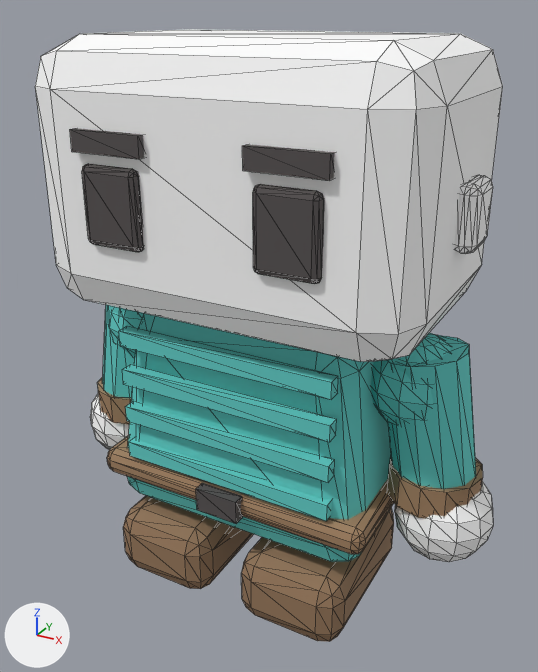
One commit to the glTF model public/assets/models/characters/body-telogreika-teal.glb: the scene before it, then after it.
The view is the same before and after, from a 50 mm lens placed at (0.4, -0.732, 0.686), pointed at (0.002, -0.008, 0.324). Every picture has the same lights, and +X, +Y and +Z are marked at lower left. The older version comes first. Mesh edges are drawn as thin lines. Vertices at exactly the same position are counted once.

The older version as bpy lines, for what is in view:
```python
me_body_mesh = bpy.data.meshes.new('body-mesh')
me_body_mesh.from_pydata(...)  # 668 vertices, 1248 faces; spans x -0.271..0.271, y -0.135..0.123, z 0.0..0.382
me_body_mesh.materials.append(mat_charmat)
me_head_mesh = bpy.data.meshes.new('head-mesh')
me_head_mesh.from_pydata(...)  # 444 vertices, 852 faces; spans x -0.29..0.29, y -0.159..0.15, z 0.087..0.662
me_head_mesh.materials.append(mat_skinmat)
ob_body_mesh = bpy.data.objects.new('body-mesh', me_body_mesh)
ob_body_mesh.location = (0.0, 0.0, 0.0)
ob_head_mesh = bpy.data.objects.new('head-mesh', me_head_mesh)
ob_head_mesh.location = (0.0, 0.0, 0.0)
```
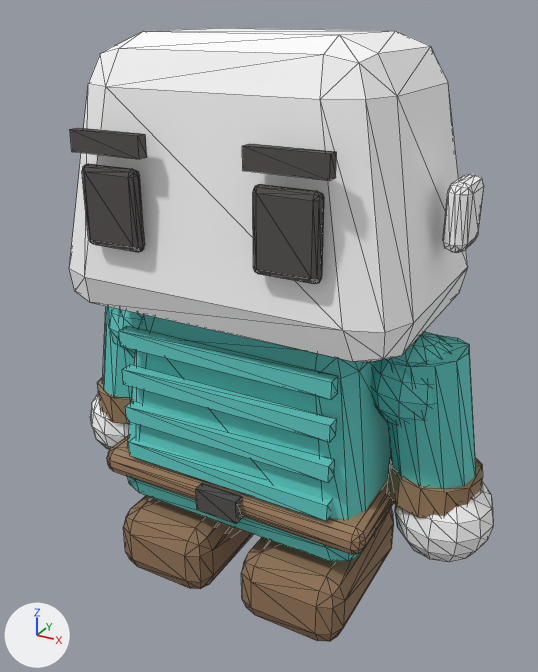
Pixel boxes [x1, y1, x2, y2] of what changed, in the pictures (538 x 672 px; the box of a moved part takes in the faces that stretch with it):
'head-mesh', reshaped (9% narrower)
    before: [35, 29, 503, 562]
    after: [69, 28, 493, 562]
part 1 of me_head_mesh, moved or reshaped
    before: [455, 175, 493, 254]
    after: [443, 174, 484, 253]
part 2 of me_head_mesh, moved or reshaped
    before: [35, 29, 503, 362]
    after: [69, 28, 468, 363]

Patch to the scene script:
```diff
--- a/public/assets/models/characters/body-telogreika-teal.glb.py
+++ b/public/assets/models/characters/body-telogreika-teal.glb.py
@@ me_head_mesh @@
 # used by ob_head_mesh; location = (0.0, 0.0, 0.0)
-me_head_mesh.from_pydata(...)  # 444 vertices, 852 faces; spans x -0.29..0.29, y -0.159..0.15, z 0.087..0.662
+me_head_mesh.from_pydata(...)  # 444 vertices, 852 faces; spans x -0.29..0.29, y -0.159..0.146, z 0.087..0.665
+# me_head_mesh part 1: the loose piece of 56 vertices spanning x 0.214..0.24, y -0.03..0.03, z 0.465..0.535 is moved by (-0.009, 0.0, 0.0)
+# me_head_mesh part 2: 56 of 444 vertices moved; they spanned x -0.22..0.22, y -0.15..0.15, z 0.368..0.662 and now span x -0.206..0.206, y -0.146..0.146, z 0.365..0.665; mean shift (0.0, 0.0, 0.0); largest move (-0.17, -0.1, 0.662) -> (-0.109, -0.073, 0.665)
+# other edits to the shape of me_head_mesh do not show in these pictures
 me_head_mesh.materials.append(mat_skinmat)
```
